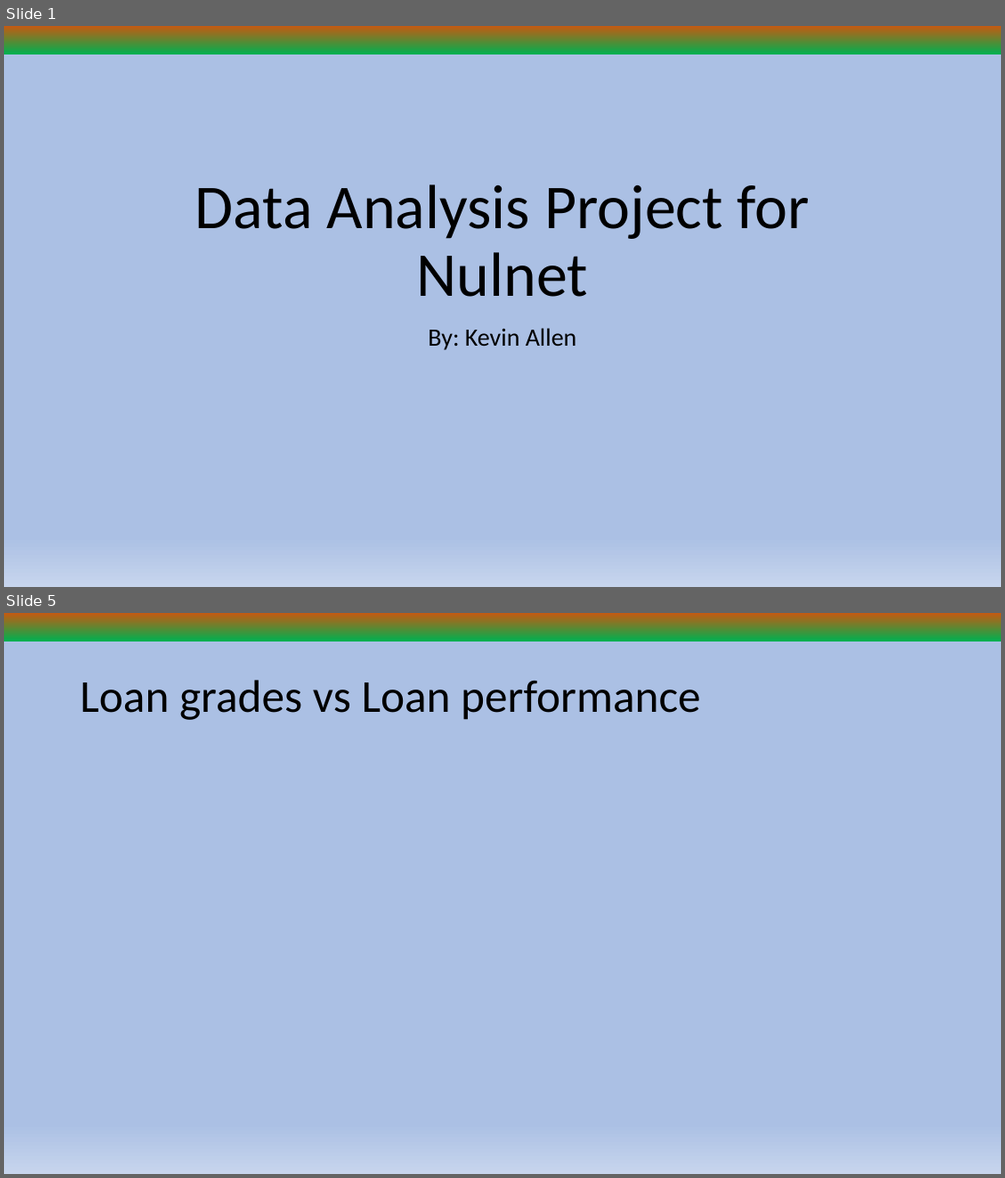
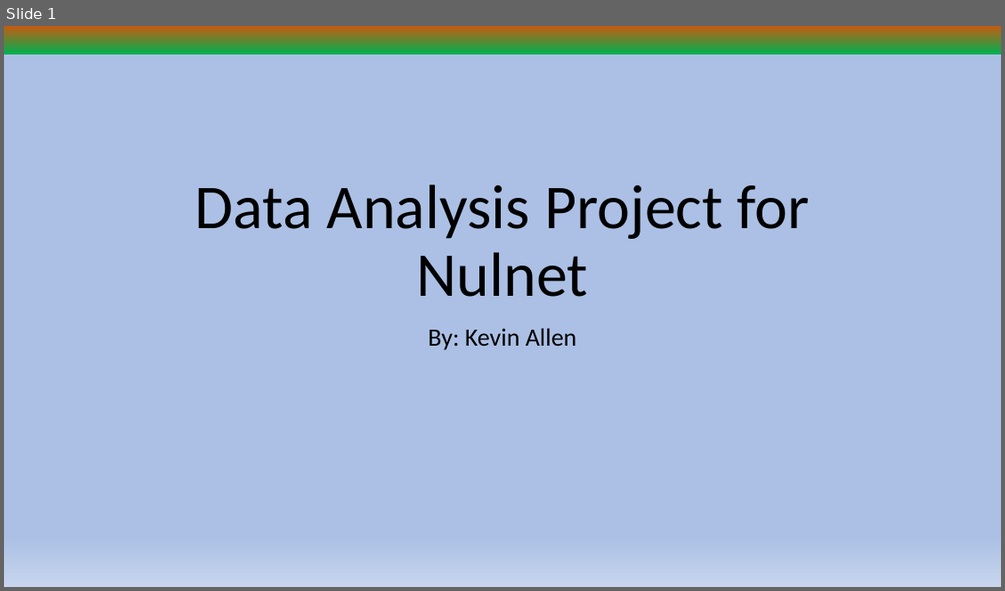
Before and after one commit to Kallen113/lending-data-analysis, a slide deck: Data Analysis Project for Nulnet March 2024.pptx. Shown one above the other, each under a label of ours: slides 1 and 5 before the commit, slide 1 after it; the slides between them are not shown. The pictures are 1005x1178 and 1005x591 pixels, drawn with LibreOffice and Linux fonts; fonts in the diff are those of the drawing. Boxes give left, top, right and bottom in pixels: in the first picture for what was removed or moved away, otherwise in the second. Text is boxed around its words. In the diff, an @@ line names an element or a change of style, - is before the commit and + after.

```diff
--- a/Data Analysis Project for Nulnet March 2024.pptx
+++ b/Data Analysis Project for Nulnet March 2024.pptx
@@ slide 5 removed at (4,613,1001,1174), background gradient #C55A11 to #00B050 to #ABC0E4 to #C7D5ED @@
@@ title removed at (80,680,701,720) @@
-Loan grades vs Loan performance
```
Also in this commit, not shown: 2 slides changed, 1 slide added, 4 other slides removed.
